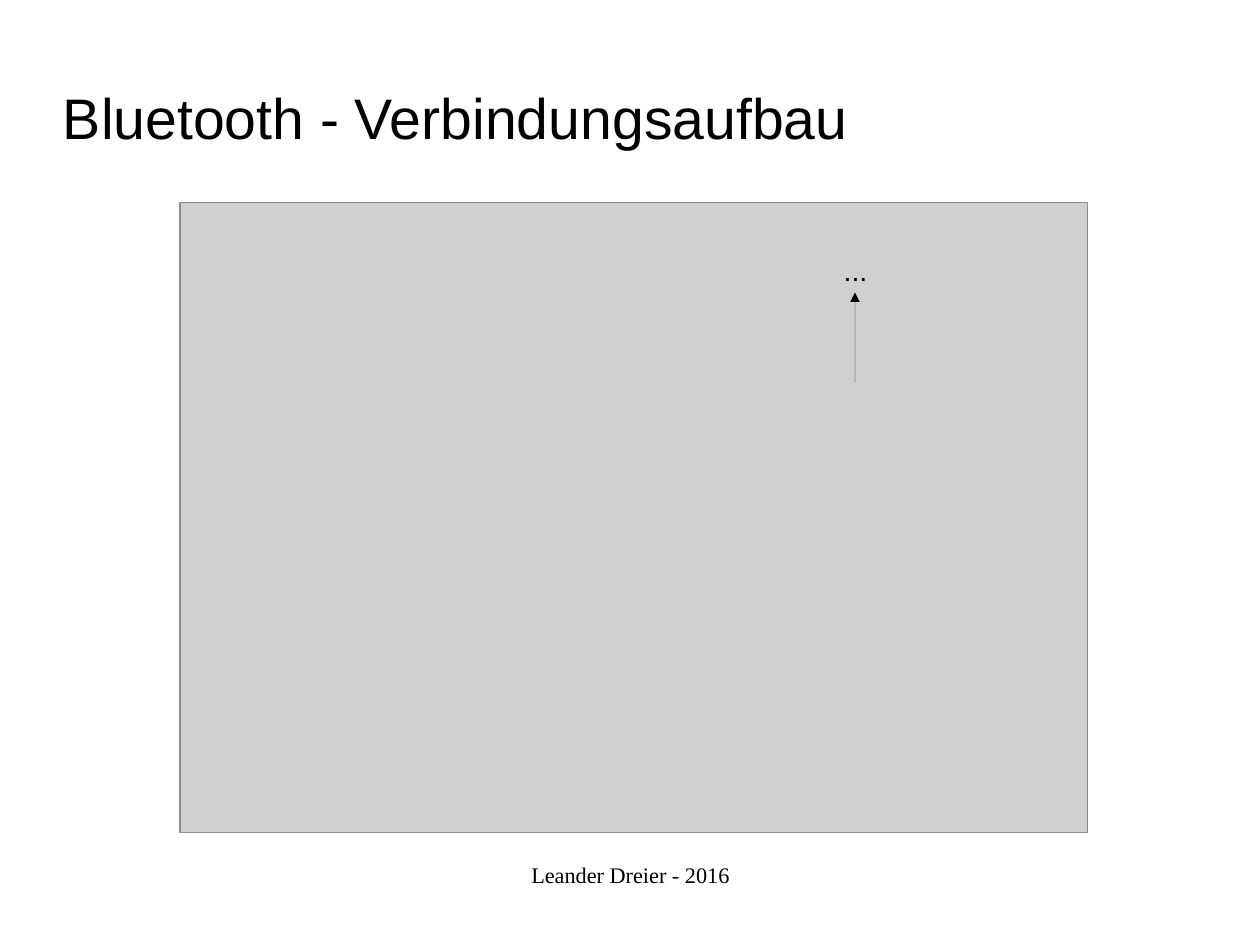
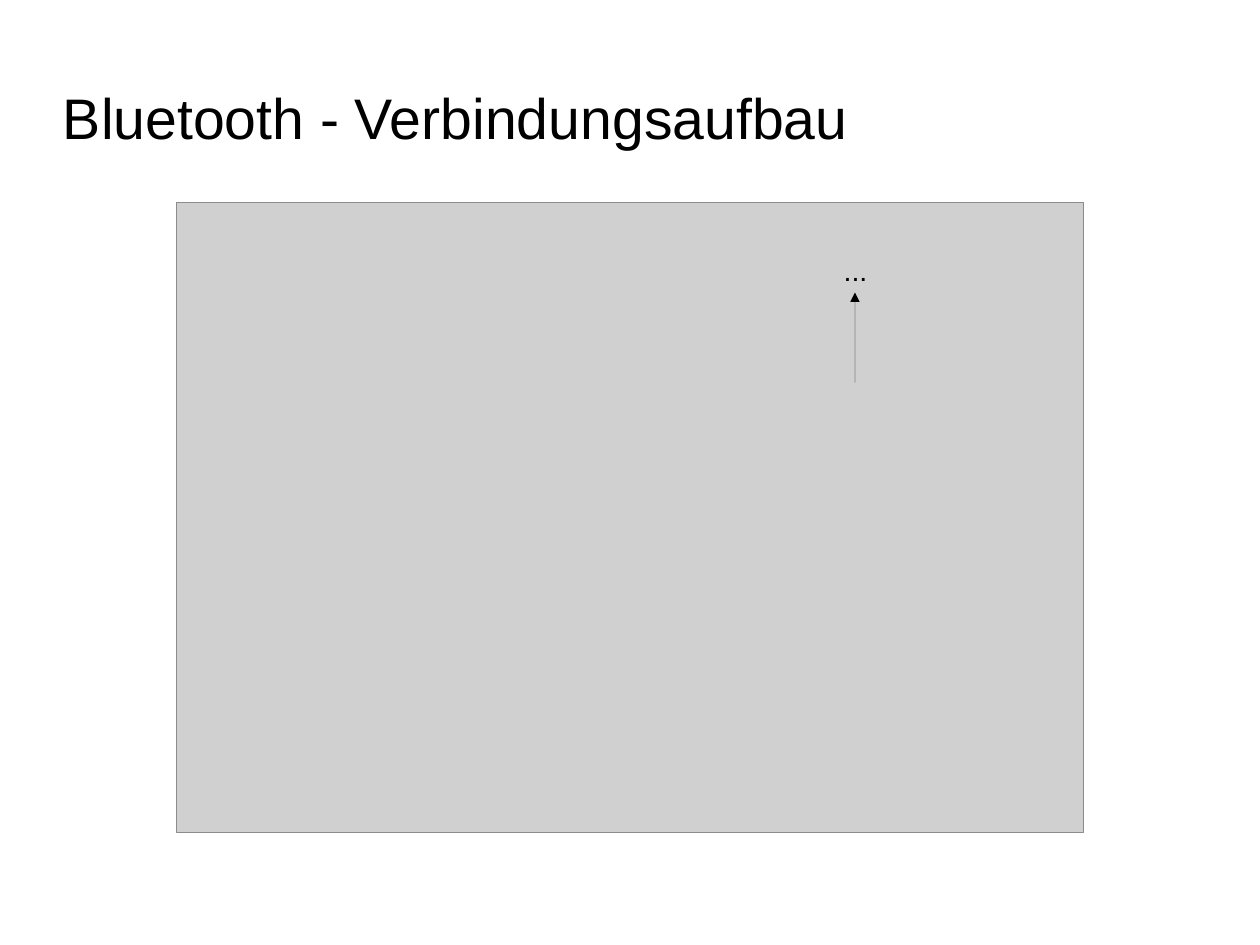
Before and after one commit to leletec/NameMemo, a slide deck: slide 5 of ref.odp. Drawn at 1260x945 pixels with LibreOffice and Linux fonts; fonts in the diff are those of the drawing; grey boxes stand for pictures; background and template pictures are left out. Boxes give left, top, right and bottom in pixels: in the first picture for what was removed or moved away, otherwise in the second. Text is boxed around its words. In the diff, an @@ line names an element or a change of style, - is before the commit and + after.

```diff
--- a/ref.odp
+++ b/ref.odp
@@ picture: place and size @@
-picture at (180, 202, 1087, 832)
+picture at (176, 202, 1084, 832)
@@ text removed at (531, 867, 730, 884) @@
-Leander Dreier - 2016
```
Also in this commit, not shown: 11 other slides changed, 1 slide added, 1 slide removed.
